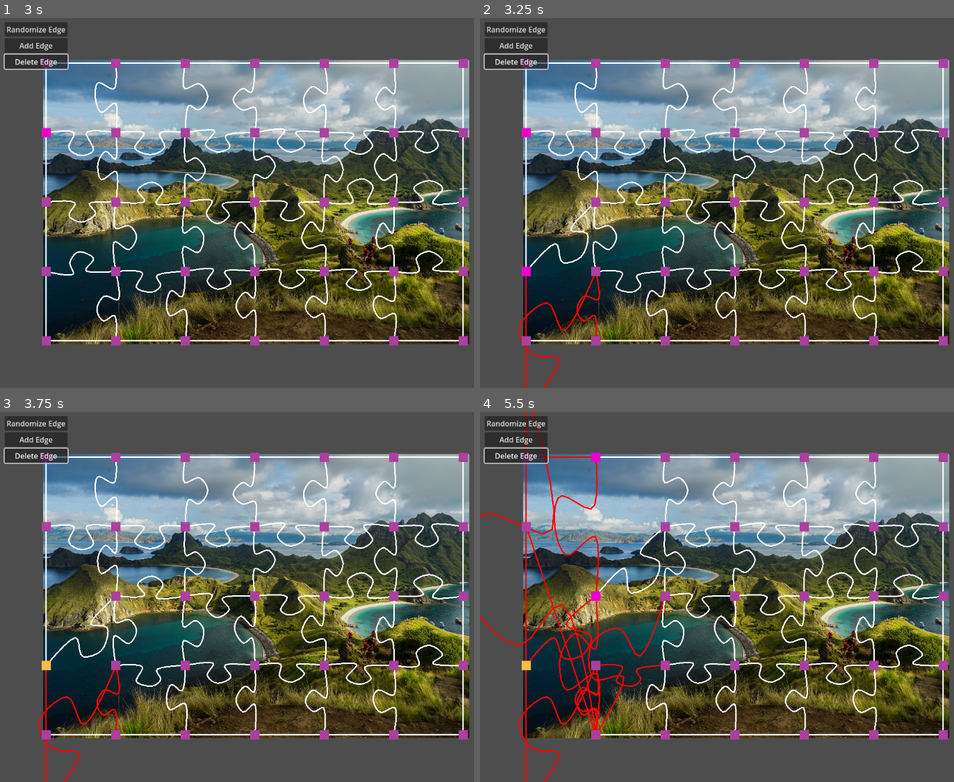
Above: before the commit, frames 1-4 (two rows, left to right).
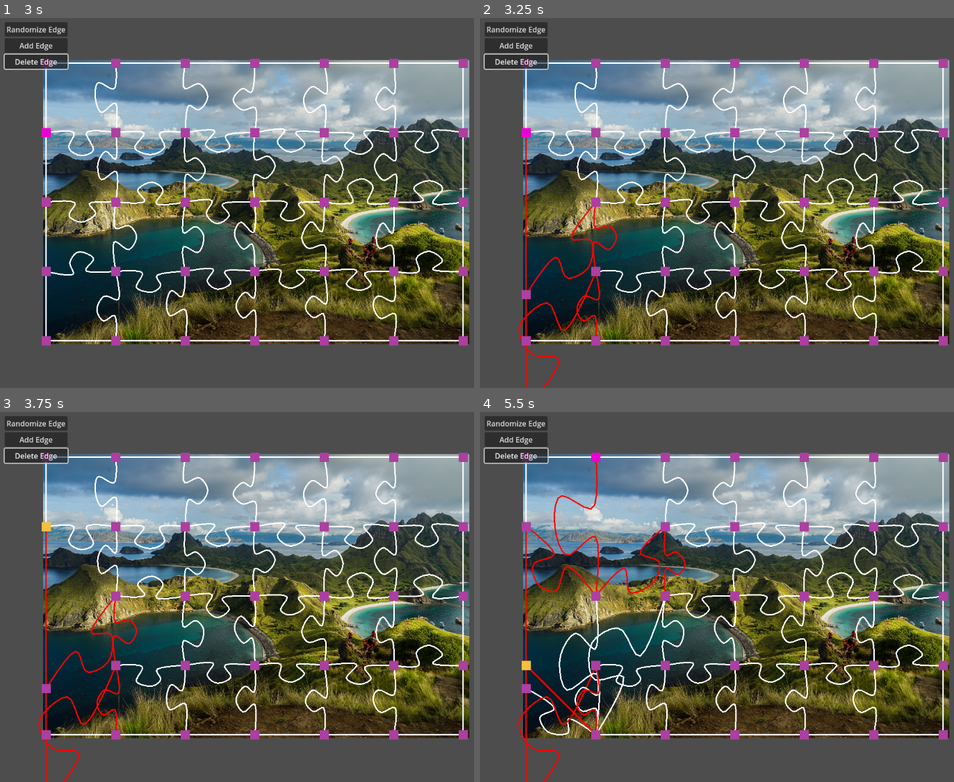
Above: after the commit, the same moments.

Repository: kreibaum/puzzle-shark
Game: Godot game, scene res://editor.tscn
Two runs of this game, one before a commit and one after it. Both use one fixed random seed, a clock stepped at 60 frames per second and the inputs below.
Inputs (mouse positions are in pixels of both pictures, inside the frame that each line leads up to):
- Up to frame 1 (3 s): click "Randomize Edge" at 0.5 s; click "Add Edge" at 1.25 s; tap Enter at 2 s; drag from (47, 62) to (47, 203) at 2.02 s; drag from (47, 132) to (47, 269) at 2.77 s
- Up to frame 2 (3.25 s): no input
- Up to frame 3 (3.75 s): hold Ctrl from 3.53 s (still down); click (47, 663) at 3.67 s
- Up to frame 4 (5.5 s): release Ctrl at 4.25 s; drag from (527, 733) to (527, 526) at 4.27 s; drag from (593, 456) to (593, 597) at 5.02 s

Frame 1 is identical in both runs. In frame 2, 0.7% of the frame differs, in the area x 8-30%, y 32-76%; in frame 3, 0.8%; in frame 4, 2.3%, in the area x 0-44%, y 0-88%.

Commit message:
performance optimizations for edge collision area and some other simplifications

Diff:
--- a/CatmulRomSpline.gd
+++ b/CatmulRomSpline.gd
@@ -1,7 +1,7 @@
 class_name CatmulRomSpline extends Line2D
 
 @export var guide: Line2D
-@export var samples: int = 25
+@export var samples: int = 64
 
 # A spline follows several points. These points are called "control points".
 var control_points: PackedVector2Array
--- a/Edge.gd
+++ b/Edge.gd
@@ -5,9 +5,8 @@
 
 @export var camera: Camera2D
 
-var template_points
-var original_points
-
+var baseline: Vector2 = Vector2(0, 0)
+var must_update_position: bool = true
 
 # TODO: This should be combined with some general shape management code.
 func make_straight():
@@ -17,11 +16,10 @@
 	points.append(left)
 	points.append(right)
 	$EdgeShape.points = points
-	original_points = points.duplicate()
 
-	self.template_points = $EdgeShape.points.duplicate()
 	update_position()
-
+	update_width()
+	update_carea(true)
 
 ## Randomizes the shape of the edge by adding a random offset to each point.
 ## May also flip the edge with a probability of 0.5. (All y-coordinates are negated.)
@@ -39,42 +37,50 @@
 		points[i] = point
 	$EdgeShape.points = points
 
-
 # Called when the node enters the scene tree for the first time.
 # At this point, all other nodes already exist, even though they may not be
 # members of the scene tree yet.
 func _ready():
-	camera.zoom_changed.connect(update_zoom)
+	camera.zoom_changed.connect(update_width)
 
-	left_handle.position_changed.connect(update_position)
-	right_handle.position_changed.connect(update_position)
+	left_handle.position_changed.connect(query_update_position)
+	right_handle.position_changed.connect(query_update_position)
 
 	rand_jitter_based(10)
-	original_points = $EdgeShape.points.duplicate()
 
 	$CatmulRomSpline.refresh_samples()
-
-	# Store the template points so we can always use them to generate the actual points.
 	if $CatmulRomSpline.is_relevant:
-		self.template_points = $CatmulRomSpline.points.duplicate()
-	else:
-		self.template_points = $EdgeShape.points.duplicate()
+		$EdgeShape.points = $CatmulRomSpline.points.duplicate()
 
 	# Initial alignment
 	update_position()
+	update_width()
+	update_carea(true)
 
+# Ask the node to update its transformation in the next _process step
+func query_update_position():
+	self.must_update_position = true
 
 # Called to set up the edge in the correct position and then again whenever one
 # of the handles moves.
 func update_position():
-	$EdgeShape.points = build_transformation_matrix() * self.template_points
-	$EdgeCollisionArea.recalculate($EdgeShape.points)
-	# $EdgeCollisionArea.recalculate(build_transformation_matrix() * original_points)
+	var transformation = build_transformation_matrix()
+	set_transform(transformation)
 
+# Update the collision area of the edge
+func update_carea(force = false):
+	var target_baseline = right_handle.position - left_handle.position
+	if force or target_baseline.distance_to(self.baseline) > 0.1:
+		self.baseline = target_baseline
+		$EdgeCollisionArea.recalculate($EdgeShape.points, 9 / self.scale.x)
+
+# Update the width of the edge
+func update_width(zoom = camera.zoom):
+	$EdgeShape.width = 3 / (zoom.x * self.scale.x)
 
 func build_transformation_matrix() -> Transform2D:
-	var left: Vector2 = template_points[0]
-	var right: Vector2 = template_points[self.template_points.size() - 1]
+	var left: Vector2 = $EdgeShape.points[0]
+	var right: Vector2 = $EdgeShape.points[-1]
 
 	var baseline = right - left
 	var shape_length = baseline.length()
@@ -90,19 +96,21 @@
 	var zero_out = Transform2D(0, Vector2.ONE, 0, -left)
 	return Transform2D(target_angle - shape_angle, scale_vector, 0, left_handle.position) * zero_out
 
-
-func update_zoom(zoom):
-	$EdgeShape.width = 3 / zoom.x
-
-
+# Return absolute point coordinates of the edge
 func get_shape_points() -> PackedVector2Array:
-	return $EdgeShape.points
-
+	return self.transform * $EdgeShape.points
 
 ## Check for overlap with another edge.
 func _process(_delta):
-	var collisions = $EdgeCollisionArea.get_overlapping_areas()
-	if collisions.size() > 0:
-		$EdgeShape.modulate = Color(1, 0, 0)
-	else:
-		$EdgeShape.modulate = Color(1, 1, 1)
+	if must_update_position:
+		update_position()
+		update_width()
+		update_carea(false)
+		must_update_position = false
+
+	if $EdgeCollisionArea.monitoring:
+		var collisions = $EdgeCollisionArea.get_overlapping_areas()
+		if collisions.size() > 0:
+			$EdgeShape.modulate = Color(1, 0, 0)
+		else:
+			$EdgeShape.modulate = Color(1, 1, 1)
--- a/EdgeCollisionArea.gd
+++ b/EdgeCollisionArea.gd
@@ -1,53 +1,32 @@
 class_name EdgeCollisionArea extends Area2D
 
+# Create a polygon box
+func box(center, radius):
+	var points = PackedVector2Array()
+	points.append(center + radius * Vector2(1, 1))
+	points.append(center + radius * Vector2(1, -1))
+	points.append(center + radius * Vector2(-1, -1))
+	points.append(center + radius * Vector2(-1, 1))
+	return points
 
-## Takes the shape of an Edge2D that has already been transformed into
-## world space and creates a collision area that matches the shape of the edge.
-##
-## We must first transform the edge into world space because otherwise
-## long edges would have a collision area that is too wide.
-##
-## The approach we take is to place a rectangular collision shape at each
-## segment of the non-smooth edge template.
-func recalculate(edge_shape: PackedVector2Array):
-	# Delete all child nodes
-	for child in get_children():
-		child.queue_free()
+# Recalculate the polygon for the collision area
+# TODO: What happens if the diameter of the edge shape is not much greater
+# or even smaller than thickness?
+func recalculate(edge_shape: PackedVector2Array, thickness: float = 5.0):
+	#print("recalculating collision area")
+	#var hull = hull_polygon(edge_shape, thickness)
+	var polys = Geometry2D.offset_polyline(edge_shape, thickness)
+	if len(polys) == 0: return
+	var hull = polys[0]
 
-	var width: float = 5.0
+	var left_clip = box(edge_shape[0], 3*thickness)
+	polys = Geometry2D.clip_polygons(hull, left_clip)
+	if len(polys) > 0:
+		hull = polys[0]
 
-	# Special case for the border of the puzzle. If the edge is strait,
-	# we make a single rectangle that is 80% of the width of the edge.
-	if edge_shape.size() == 2:
-		var shape = CollisionShape2D.new()
-		var rect = RectangleShape2D.new()
+	var right_clip = box(edge_shape[-1], 3*thickness)
+	polys = Geometry2D.clip_polygons(hull, right_clip)
+	if len(polys) > 0:
+		hull = polys[0]
 
-		var left = edge_shape[0]
-		var right = edge_shape[1]
-
-		rect.size = Vector2(left.distance_to(right) * 0.8, width)
-		shape.set_shape(rect)
-
-		shape.transform = Transform2D((right - left).angle(), left + (right - left) / 2.0)
-
-		add_child(shape)
-		return
-
-	# Create new collision shapes
-	# We also want to drop 10% on each vertex to avoid collision with the
-	# edges legitimately connected to the vertex.
-	# We approximate 10% by dropping 10% of the indices on each side.
-	var ten_pct = int(edge_shape.size() / 10.0)
-	for i in range(ten_pct, edge_shape.size() - 1 - ten_pct):
-		var shape = CollisionShape2D.new()
-		var rect = RectangleShape2D.new()
-
-		var left = edge_shape[i]
-		var right = edge_shape[i + 1]
-
-		rect.size = Vector2(left.distance_to(right), width)
-		shape.set_shape(rect)
-
-		shape.transform = Transform2D((right - left).angle(), left + (right - left) / 2.0)
-
-		add_child(shape)
+	$Polygon.set_polygon(hull)
--- a/PuzzleCanvas.gd
+++ b/PuzzleCanvas.gd
@@ -23,6 +23,7 @@
 func _ready():
 	var w = 7
 	var h = 5
+
 	for x in range(0, w):
 		for y in range(0, h):
 			var handle = handle_scene.instantiate()
--- a/edge.tscn
+++ b/edge.tscn
@@ -22,6 +22,9 @@
 samples = 30
 
 [node name="EdgeCollisionArea" type="Area2D" parent="."]
-collision_layer = 2
-collision_mask = 2
-script = ExtResource("3_20l8b")
+collision_layer = 4
+collision_mask = 4
+script = ExtResource("3_3rh3j")
+
+[node name="Polygon" type="CollisionPolygon2D" parent="EdgeCollisionArea"]
+polygon = PackedVector2Array(13, -1, 13, 14, 110, 18, 92, -37, 120, -57, 148, -40, 128, 16, 238, 11, 234, -15, 170, -18, 187, -66, 113, -103, 61, -62, 57, -36, 75, -14, 17, -20)
--- a/project.godot
+++ b/project.godot
@@ -13,6 +13,7 @@
 config/name="Puzzle Shark"
 run/main_scene="res://editor.tscn"
 config/features=PackedStringArray("4.0", "GL Compatibility")
+run/low_processor_mode=true
 config/icon="res://icon.svg"
 
 [display]
@@ -33,7 +34,13 @@
 ]
 }
 
+[physics]
+
+2d/run_on_separate_thread=true
+common/physics_ticks_per_second=30
+2d/physics_engine="GodotPhysics2D"
+2d/default_gravity=0.0
+
 [rendering]
 
-renderer/rendering_method="gl_compatibility"
 renderer/rendering_method.mobile="gl_compatibility"
Not shown: 1 places in edge.tscn that only renumber resources
